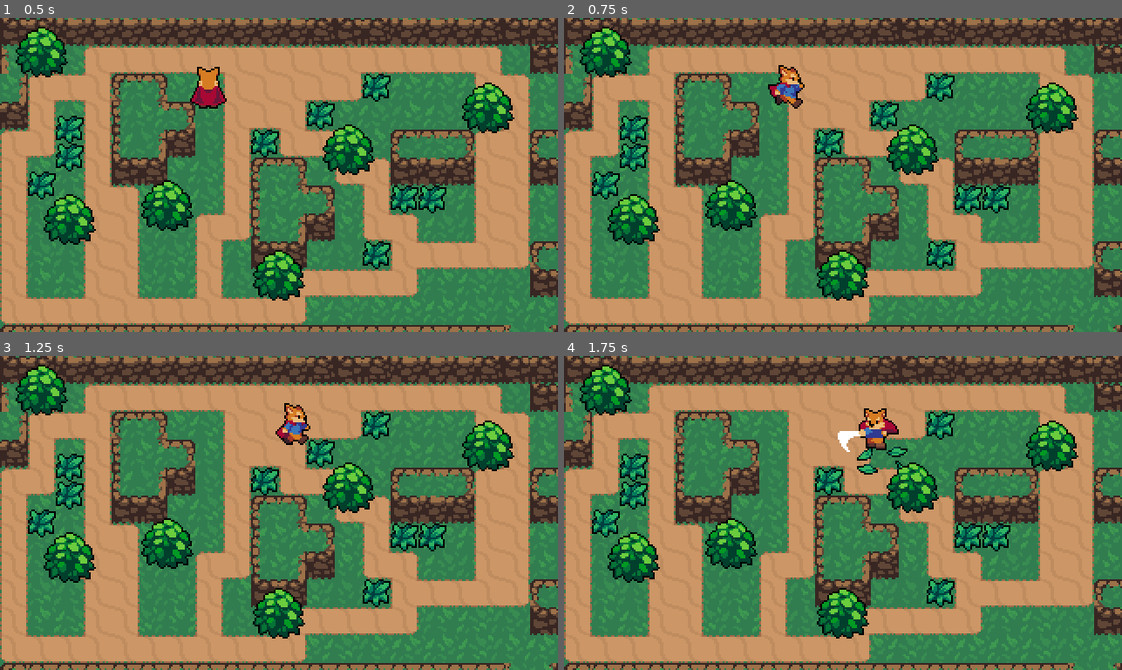
Above: before the commit, frames 1-4 (two rows, left to right).
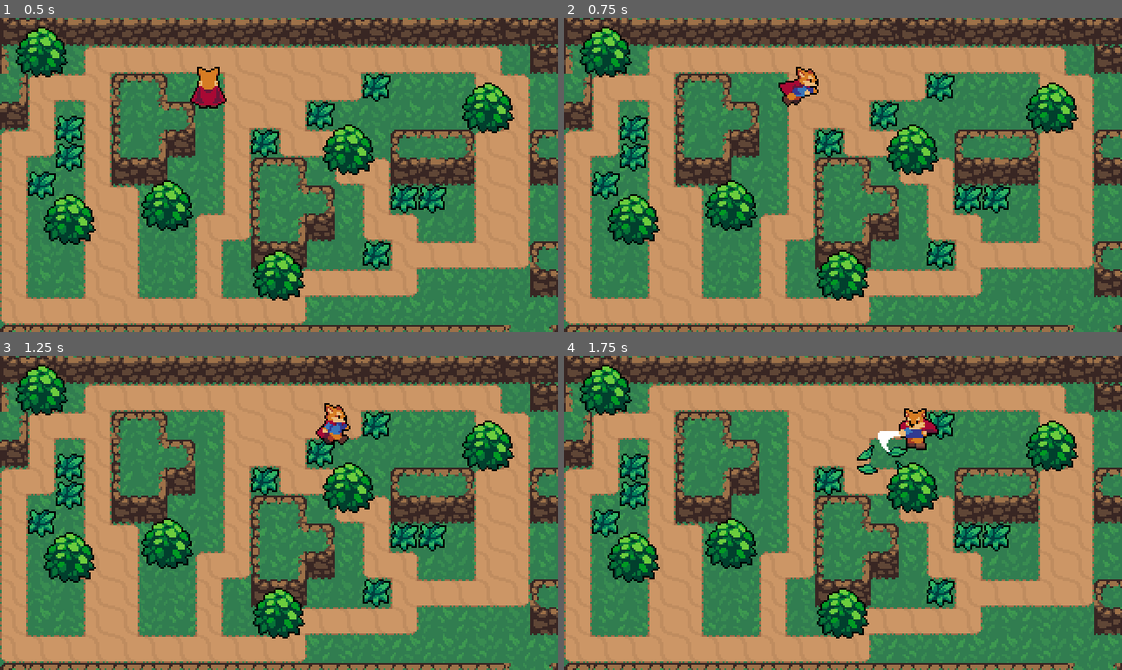
Above: after the commit, the same moments.

Repository: Racrux/my-first-rpg
Game: Godot game, scene res://World/world.tscn
Same seed, same stepped clock (60 frames per second), same inputs: the game is played once before the commit and once after it.
Inputs:
- Up to frame 1 (0.5 s): no input
- Up to frame 2 (0.75 s): tap Enter at 0.5 s; hold Right (ui_right) from 0.53 s (still down); tap K (roll, bound only after the commit) at 0.6 s
- Up to frame 3 (1.25 s): keep holding Right (ui_right)
- Up to frame 4 (1.75 s): release Right (ui_right) at 1.28 s; hold Down (ui_down) from 1.28 s (still down); tap J (attack) at 1.35 s; tap K (roll, bound only after the commit) at 1.55 s

Frame 1 is identical in both runs. In frame 2, 0.8% of the frame differs, in the area x 36-46%, y 15-29%; in frame 3, 1.1%; in frame 4, 1.4%, in the area x 49-68%, y 16-31%.

Commit message:
Updated code based on part 12
- implemented roll state
 - added another BlendSpace2D in animationTree for Roll
  - reduced sliding

Diff:
--- a/Player/player.gd
+++ b/Player/player.gd
@@ -3,6 +3,9 @@
 # multiply delta to make it frame-independent (real-world time)
 const ACCELERATION = 500
 const MAX_SPEED = 80
+# different from one on video
+# suggested 120, somehow too fast on mine
+const ROLL_SPEED = 1.5
 const FRICTION = 500
 
 enum{
@@ -12,7 +15,8 @@
 }
 
 var state = MOVE
-
+# sets roll vector while attempting to move, if input vector = zero --> no roll
+var roll_vector = Vector2.LEFT
 
 # GODOTv4 uses @annotation
 # Reference: https://forum.godotengine.org/t/onready-unexpected-identifier/10532/2
@@ -32,7 +36,7 @@
 			move_state(delta)
 
 		ROLL:
-			pass
+			roll_state(delta)
 
 		ATTACK:
 			attack_state(delta)
@@ -45,6 +49,7 @@
 	input_vector = input_vector.normalized()
 
 	if input_vector != Vector2.ZERO:
+		roll_vector = input_vector
 		# set blend position for idle/run
 		animationTree.set("parameters/Idle/blend_position", input_vector)
 		animationTree.set("parameters/Run/blend_position", input_vector)
@@ -52,6 +57,7 @@
 		#  - Input vector isnt inside attack state
 		#  - Don't want player to change direction during animation
 		animationTree.set("parameters/Attack/blend_position", input_vector)
+		animationTree.set("parameters/Roll/blend_position", input_vector)
 
 		animationState.travel("Run")
 		velocity = velocity.move_toward(input_vector * MAX_SPEED, ACCELERATION * delta)
@@ -60,12 +66,25 @@
 		animationState.travel("Idle")
 		velocity = velocity.move_toward(Vector2.ZERO, FRICTION * delta)
 
-	# move_and_slide automatically applies delta
-	# Godot v4 also automatically uses velocity defined unlike Godot v3.2
-	move_and_slide()
+	move()
+
+
+	if Input.is_action_just_pressed("roll"):
+		state = ROLL
 
 	if Input.is_action_just_pressed("attack"):
 		state = ATTACK
+
+func roll_state(delta):
+	# no acceleration
+	velocity = roll_vector * MAX_SPEED * ROLL_SPEED
+	animationState.travel("Roll")
+	move()
+
+func roll_animation_finished():
+	# Reduce sliding
+	velocity = velocity * 0.8
+	state = MOVE
 
 func attack_state(delta):
 	# no velocity during motion
@@ -73,5 +92,10 @@
 
 	animationState.travel("Attack")
 
+func move():
+	# move_and_slide automatically applies delta
+	# Godot v4 also automatically uses velocity defined unlike Godot v3.2
+	move_and_slide()
+
 func attack_animation_finished():
 	state = MOVE
--- a/Player/player.tscn
+++ b/Player/player.tscn
@@ -407,6 +407,130 @@
 "transitions": PackedFloat32Array(1, 1, 1, 1, 1, 1),
 "update": 1,
 "values": [7, 8, 9, 10, 11, 6]
+}
+
+[sub_resource type="Animation" id="Animation_oy407"]
+resource_name = "RollDown"
+length = 0.5
+step = 0.1
+tracks/0/type = "value"
+tracks/0/imported = false
+tracks/0/enabled = true
+tracks/0/path = NodePath("Sprite2D:frame")
+tracks/0/interp = 1
+tracks/0/loop_wrap = true
+tracks/0/keys = {
+"times": PackedFloat32Array(0, 0.1, 0.2, 0.3, 0.4),
+"transitions": PackedFloat32Array(1, 1, 1, 1, 1),
+"update": 1,
+"values": [55, 56, 57, 58, 59]
+}
+tracks/1/type = "method"
+tracks/1/imported = false
+tracks/1/enabled = true
+tracks/1/path = NodePath(".")
+tracks/1/interp = 1
+tracks/1/loop_wrap = true
+tracks/1/keys = {
+"times": PackedFloat32Array(0.5),
+"transitions": PackedFloat32Array(1),
+"values": [{
+"args": [],
+"method": &"roll_animation_finished"
+}]
+}
+
+[sub_resource type="Animation" id="Animation_cmqcg"]
+resource_name = "RollLeft"
+length = 0.5
+step = 0.1
+tracks/0/type = "value"
+tracks/0/imported = false
+tracks/0/enabled = true
+tracks/0/path = NodePath("Sprite2D:frame")
+tracks/0/interp = 1
+tracks/0/loop_wrap = true
+tracks/0/keys = {
+"times": PackedFloat32Array(0, 0.1, 0.2, 0.3, 0.4),
+"transitions": PackedFloat32Array(1, 1, 1, 1, 1),
+"update": 1,
+"values": [50, 51, 52, 53, 54]
+}
+tracks/1/type = "method"
+tracks/1/imported = false
+tracks/1/enabled = true
+tracks/1/path = NodePath(".")
+tracks/1/interp = 1
+tracks/1/loop_wrap = true
+tracks/1/keys = {
+"times": PackedFloat32Array(0.5),
+"transitions": PackedFloat32Array(1),
+"values": [{
+"args": [],
+"method": &"roll_animation_finished"
+}]
+}
+
+[sub_resource type="Animation" id="Animation_adk5t"]
+resource_name = "RollRight"
+length = 0.5
+step = 0.1
+tracks/0/type = "value"
+tracks/0/imported = false
+tracks/0/enabled = true
+tracks/0/path = NodePath("Sprite2D:frame")
+tracks/0/interp = 1
+tracks/0/loop_wrap = true
+tracks/0/keys = {
+"times": PackedFloat32Array(0, 0.1, 0.2, 0.3, 0.4),
+"transitions": PackedFloat32Array(1, 1, 1, 1, 1),
+"update": 1,
+"values": [40, 41, 42, 43, 44]
+}
+tracks/1/type = "method"
+tracks/1/imported = false
+tracks/1/enabled = true
+tracks/1/path = NodePath(".")
+tracks/1/interp = 1
+tracks/1/loop_wrap = true
+tracks/1/keys = {
+"times": PackedFloat32Array(0.5),
+"transitions": PackedFloat32Array(1),
+"values": [{
+"args": [],
+"method": &"roll_animation_finished"
+}]
+}
+
+[sub_resource type="Animation" id="Animation_135bb"]
+resource_name = "RollUp"
+length = 0.5
+step = 0.1
+tracks/0/type = "value"
+tracks/0/imported = false
+tracks/0/enabled = true
+tracks/0/path = NodePath("Sprite2D:frame")
+tracks/0/interp = 1
+tracks/0/loop_wrap = true
+tracks/0/keys = {
+"times": PackedFloat32Array(0, 0.1, 0.2, 0.3, 0.4),
+"transitions": PackedFloat32Array(1, 1, 1, 1, 1),
+"update": 1,
+"values": [45, 46, 47, 48, 49]
+}
+tracks/1/type = "method"
+tracks/1/imported = false
+tracks/1/enabled = true
+tracks/1/path = NodePath(".")
+tracks/1/interp = 1
+tracks/1/loop_wrap = true
+tracks/1/keys = {
+"times": PackedFloat32Array(0.5),
+"transitions": PackedFloat32Array(1),
+"values": [{
+"args": [],
+"method": &"roll_animation_finished"
+}]
 }
 
 [sub_resource type="AnimationLibrary" id="AnimationLibrary_4udpt"]
@@ -420,6 +544,10 @@
 "IdleRight": SubResource("Animation_0vbcp"),
 "IdleUp": SubResource("Animation_snaqk"),
 "RESET": SubResource("Animation_qoi08"),
+"RollDown": SubResource("Animation_oy407"),
+"RollLeft": SubResource("Animation_cmqcg"),
+"RollRight": SubResource("Animation_adk5t"),
+"RollUp": SubResource("Animation_135bb"),
 "RunDown": SubResource("Animation_a8lay"),
 "RunLeft": SubResource("Animation_p02e6"),
 "RunRight": SubResource("Animation_utv53"),
@@ -476,6 +604,31 @@
 max_space = Vector2(1, 1.1)
 blend_mode = 1
 
+[sub_resource type="AnimationNodeAnimation" id="AnimationNodeAnimation_v1l0x"]
+animation = &"RollLeft"
+
+[sub_resource type="AnimationNodeAnimation" id="AnimationNodeAnimation_e1s2m"]
+animation = &"RollDown"
+
+[sub_resource type="AnimationNodeAnimation" id="AnimationNodeAnimation_a655e"]
+animation = &"RollRight"
+
+[sub_resource type="AnimationNodeAnimation" id="AnimationNodeAnimation_jx2dj"]
+animation = &"RollUp"
+
+[sub_resource type="AnimationNodeBlendSpace2D" id="AnimationNodeBlendSpace2D_mbo3m"]
+blend_point_0/node = SubResource("AnimationNodeAnimation_v1l0x")
+blend_point_0/pos = Vector2(-1, 0)
+blend_point_1/node = SubResource("AnimationNodeAnimation_e1s2m")
+blend_point_1/pos = Vector2(0, 1.1)
+blend_point_2/node = SubResource("AnimationNodeAnimation_a655e")
+blend_point_2/pos = Vector2(1, 0.1)
+blend_point_3/node = SubResource("AnimationNodeAnimation_jx2dj")
+blend_point_3/pos = Vector2(0, -1.1)
+min_space = Vector2(-1, -1.1)
+max_space = Vector2(1, 1.1)
+blend_mode = 1
+
 [sub_resource type="AnimationNodeAnimation" id="AnimationNodeAnimation_84m5e"]
 animation = &"RunLeft"
 
@@ -506,11 +659,14 @@
 [sub_resource type="AnimationNodeStateMachineTransition" id="AnimationNodeStateMachineTransition_5522d"]
 
 [sub_resource type="AnimationNodeStateMachineTransition" id="AnimationNodeStateMachineTransition_86g74"]
-advance_mode = 2
 
 [sub_resource type="AnimationNodeStateMachineTransition" id="AnimationNodeStateMachineTransition_54u3o"]
 
 [sub_resource type="AnimationNodeStateMachineTransition" id="AnimationNodeStateMachineTransition_wkueh"]
+
+[sub_resource type="AnimationNodeStateMachineTransition" id="AnimationNodeStateMachineTransition_c0o8e"]
+
+[sub_resource type="AnimationNodeStateMachineTransition" id="AnimationNodeStateMachineTransition_afl4j"]
 
 [sub_resource type="AnimationNodeStateMachine" id="AnimationNodeStateMachine_4x1h3"]
 states/Attack/node = SubResource("AnimationNodeBlendSpace2D_kaor2")
@@ -518,11 +674,13 @@
 states/End/position = Vector2(644, 101)
 states/Idle/node = SubResource("AnimationNodeBlendSpace2D_6busq")
 states/Idle/position = Vector2(364, 100)
+states/Roll/node = SubResource("AnimationNodeBlendSpace2D_mbo3m")
+states/Roll/position = Vector2(231.312, 98)
 states/Run/node = SubResource("AnimationNodeBlendSpace2D_kifad")
 states/Run/position = Vector2(511, 98)
 states/Start/position = Vector2(364, 23)
-transitions = ["Idle", "Run", SubResource("AnimationNodeStat …(286 unchanged characters)… mationNodeStateMachineTransition_wkueh")]
-graph_offset = Vector2(0, 17.6809)
+transitions = ["Idle", "Run", SubResource("AnimationNodeStat …(286 unchanged characters)… mationNodeStateMachineTransition_wkueh"), "Roll", "Idle", SubResource("AnimationNodeStateMachineTransition_c0o8e"), "Idle", "Roll", SubResource("AnimationNodeStateMachineTransition_afl4j")]
+graph_offset = Vector2(-192.688, 7.73041)
 
 [sub_resource type="CapsuleShape2D" id="CapsuleShape2D_afxtv"]
 height = 32.0
@@ -554,6 +712,7 @@
 anim_player = NodePath("../AnimationPlayer")
 parameters/Attack/blend_position = Vector2(-0.40083, 0.0860083)
 parameters/Idle/blend_position = Vector2(0.337884, -0.506195)
+parameters/Roll/blend_position = Vector2(0.0124482, -0.384774)
 parameters/Run/blend_position = Vector2(0.00341296, 1.03186)
 
 [node name="HitboxPivot" type="Marker2D" parent="."]
--- a/project.godot
+++ b/project.godot
@@ -52,8 +52,14 @@
 
 attack={
 "deadzone": 0.5,
-"events": [Object(InputEventKey,"resource_local_to_scene":fa …(140 unchanged characters)… d":false,"keycode":0,"physical_keycode":32,"key_label":0,"unicode":32,"location":0,"echo":false,"script":null)
-, Object(InputEventKey,"resource_local_to_scene":false,"reso …(131 unchanged characters)… d":false,"keycode":0,"physical_keycode":74,"key_label":0,"unicode":106,"location":0,"echo":false,"script":null)
+"events": [Object(InputEventKey,"resource_local_to_scene":fa …(140 unchanged characters)… d":false,"keycode":0,"physical_keycode":74,"key_label":0,"unicode":106,"location":0,"echo":false,"script":null)
+, Object(InputEventKey,"resource_local_to_scene":false,"reso …(131 unchanged characters)… d":false,"keycode":0,"physical_keycode":88,"key_label":0,"unicode":120,"location":0,"echo":false,"script":null)
+]
+}
+roll={
+"deadzone": 0.5,
+"events": [Object(InputEventKey,"resource_local_to_scene":false,"resource_name":"","device":-1,"window_id":0,"alt_pressed":false,"shift_pressed":false,"ctrl_pressed":false,"meta_pressed":false,"pressed":false,"keycode":0,"physical_keycode":75,"key_label":0,"unicode":107,"location":0,"echo":false,"script":null)
+, Object(InputEventKey,"resource_local_to_scene":false,"resource_name":"","device":-1,"window_id":0,"alt_pressed":false,"shift_pressed":false,"ctrl_pressed":false,"meta_pressed":false,"pressed":false,"keycode":0,"physical_keycode":90,"key_label":0,"unicode":122,"location":0,"echo":false,"script":null)
 ]
 }
 
Not shown: 1 places in Player/player.tscn that only renumber resources
